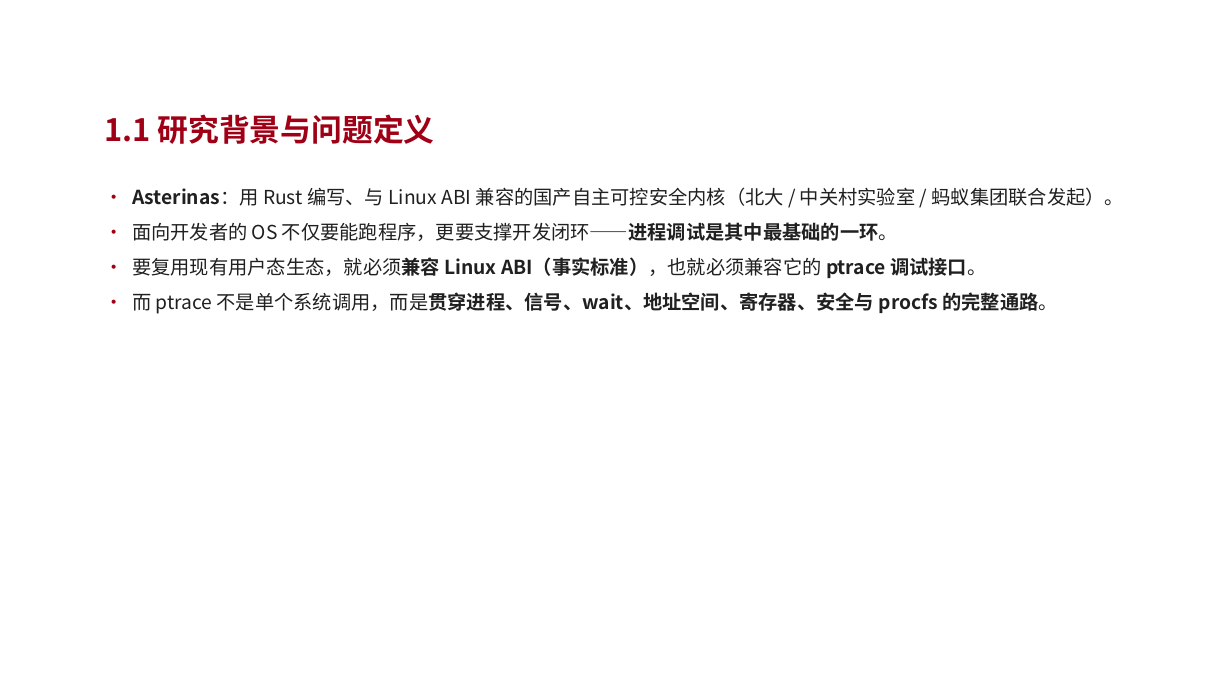
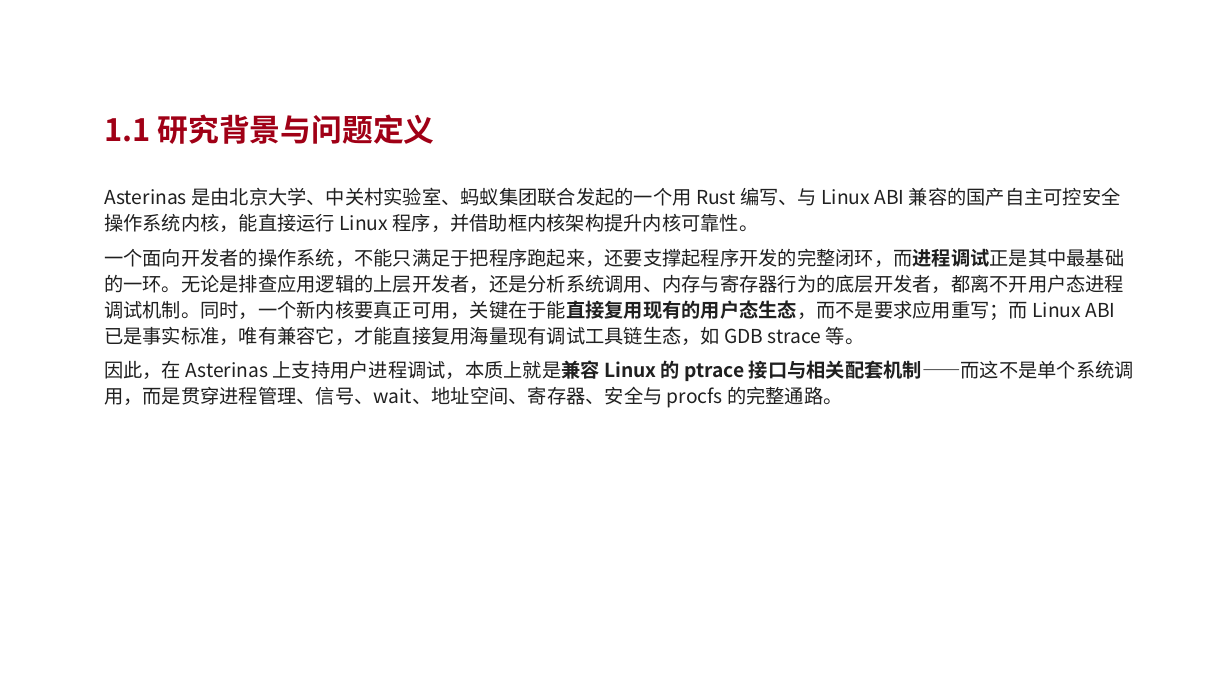
Before and after one commit to vvvvsv/asterinas, a slide deck: slide 4 of research_practice/答辩-科研实践.pptx. Drawn at 1232x693 pixels with LibreOffice and Linux fonts; fonts in the diff are those of the drawing; background and template pictures are left out. Boxes give left, top, right and bottom in pixels: in the first picture for what was removed or moved away, otherwise in the second. Text is boxed around its words. In the diff, an @@ line names an element or a change of style, - is before the commit and + after.

```diff
--- a/research_practice/答辩-科研实践.pptx
+++ b/research_practice/答辩-科研实践.pptx
@@ text at [104, 187, 1134, 408]: text changed @@
-• Asterinas：用 Rust 编写、与 Linux ABI 兼容的国产自主可控安全内核（北大 / 中关村实验室 / 蚂蚁集团联合发起）。
-• 面向开发者的 OS 不仅要能跑程序，更要支撑开发闭环——进程调试是其中最基础的一环。
-• 要复用现有用户态生态，就必须兼容 Linux ABI（事实标准），也就必须兼容它的 ptrace 调试接口。
-• 而 ptrace 不是单个系统调用，而是贯穿进程、信号、wait、地址空间、寄存器、安全与 procfs 的完整通路。
+Asterinas 是由北京大学、中关村实验室、蚂蚁集团联合发起的一个用 Rust 编写、与 Linux ABI 兼容的国产自主可控安全操作系统内核，能直接运行 Linux 程序，并借助框内核架构提升内核可靠性。
+一个面向开发者的操作系统，不能只满足于把程序跑起来，还要支撑起程序开发的完整闭环，而进程调试正是其中最基础的一环。无论是排查应用逻辑的上层开发者，还是分析系统调用、内存与寄存器行为的底层开发者，都离不开用户态进程调试机制。同时，一个新内核要真正可用，关键在于能直接复用现有的用户态生态，而不是要求应用重写；而 Linux ABI 已是事实标准，唯有兼容它，才能直接复用海量现有调试工具链生态，如 GDB strace 等。
+因此，在 Asterinas 上支持用户进程调试，本质上就是兼容 Linux 的 ptrace 接口与相关配套机制——而这不是单个系统调用，而是贯穿进程管理、信号、wait、地址空间、寄存器、安全与 procfs 的完整通路。
```
Also in this commit, not shown: 4 other slides changed, 1 slide added, 4 other files.
